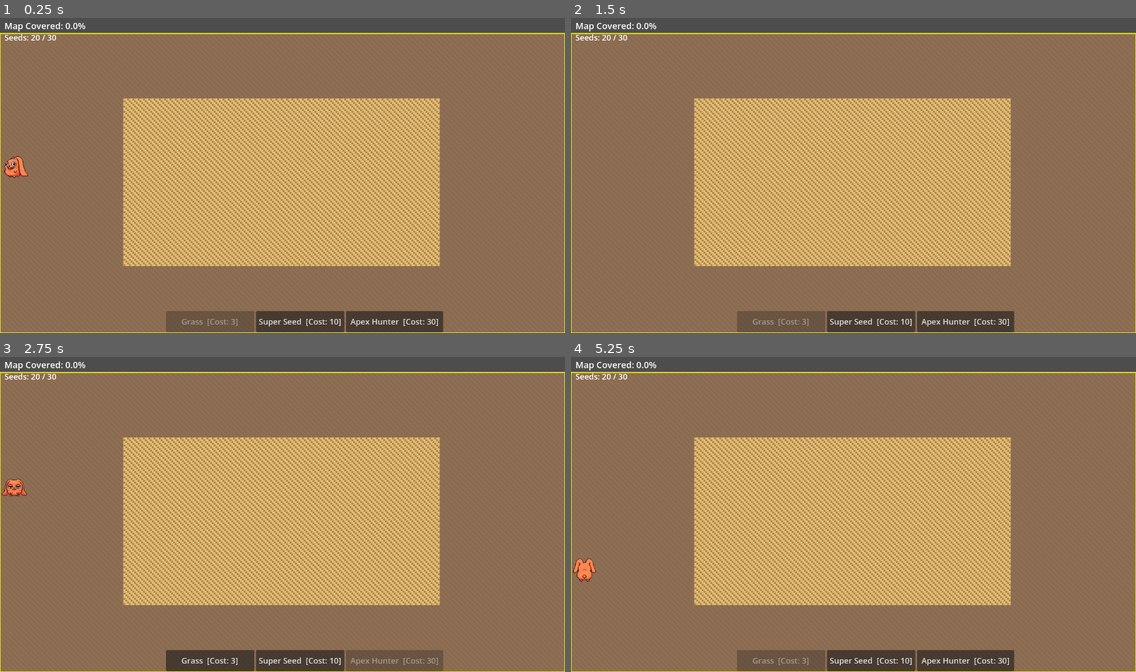
Above: before the commit, frames 1-4 (two rows, left to right).
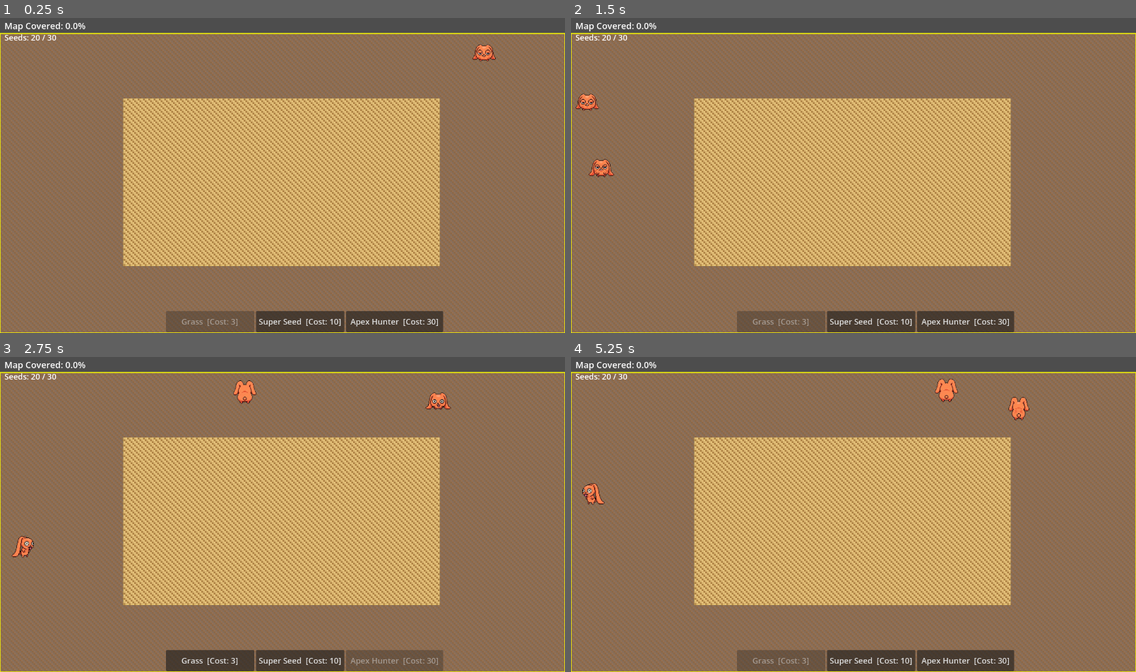
Above: after the commit, the same moments.

Repository: mamo1016/ecosystem-game
Game: Godot game, scene res://world.tscn
Same seed, same stepped clock (60 frames per second), same inputs: the game is played once before the commit and once after it.
Inputs:
- Up to frame 1 (0.25 s): no input
- Up to frame 2 (1.5 s): click "Super Seed [Cost: 10]" at 0.5 s; click "Grass [Cost: 3]" at 1.25 s
- Up to frame 3 (2.75 s): click "Apex Hunter [Cost: 30]" at 2 s
- Up to frame 4 (5.25 s): click "Grass [Cost: 3]" at 2.75 s; click "Super Seed [Cost: 10]" at 3.5 s; click "Apex Hunter [Cost: 30]" at 4.25 s; click "Grass [Cost: 3]" at 5 s

The runs differ from the first frame. In frame 1, 0.4% of the frame differs, in the area x 0-88%, y 8-51%; in frame 2, 0.3%; in frame 3, 0.7%; in frame 4, 0.8%, in the area x 0-82%, y 6-72%.

Commit message:
Animals live 3x longer and move 2x slower (starvation x3, moves 4->2)
Co-Authored-By: Claude Sonnet 4.6 <noreply@anthropic.com>

Diff:
--- a/world.gd
+++ b/world.gd
@@ -57,13 +57,13 @@
 
 # --- RED PREDATOR SETTINGS ---
 const PLANTS_TO_REPRODUCE = 6
-const STARVATION_LIMIT    = 50
+const STARVATION_LIMIT    = 150
 const EAT_TURNS           = 3
 const MATURE_EAT_TURNS    = 4
 
 # --- APEX PREDATOR SETTINGS ---
 const APEX_REPRODUCE  = 3
-const APEX_STARVATION = 120
+const APEX_STARVATION = 360
 const APEX_EAT_TURNS  = 3
 
 # --- VISION ---
@@ -508,7 +508,7 @@
 		if p.hunger >= STARVATION_LIMIT: continue
 
 		# 4x movement loop
-		for i in range(4):
+		for i in range(2):
 			var eaten_count = _eat_all_plants_in_rect(Rect2i(p.pos.x, p.pos.y, p.size, p.size))
 			if eaten_count > 0:
 				p.stomach += eaten_count
@@ -556,7 +556,7 @@
 		if a.hunger >= APEX_STARVATION: continue
 
 		# 4x movement loop
-		for i in range(4):
+		for i in range(2):
 			var my_rect = Rect2i(a.pos.x, a.pos.y, a.size, a.size)
 			for j in range(predators.size() - 1, -1, -1):
 				var p_rect = Rect2i(predators[j].pos.x, predators[j].pos.y, predators[j].size, predators[j].size)
